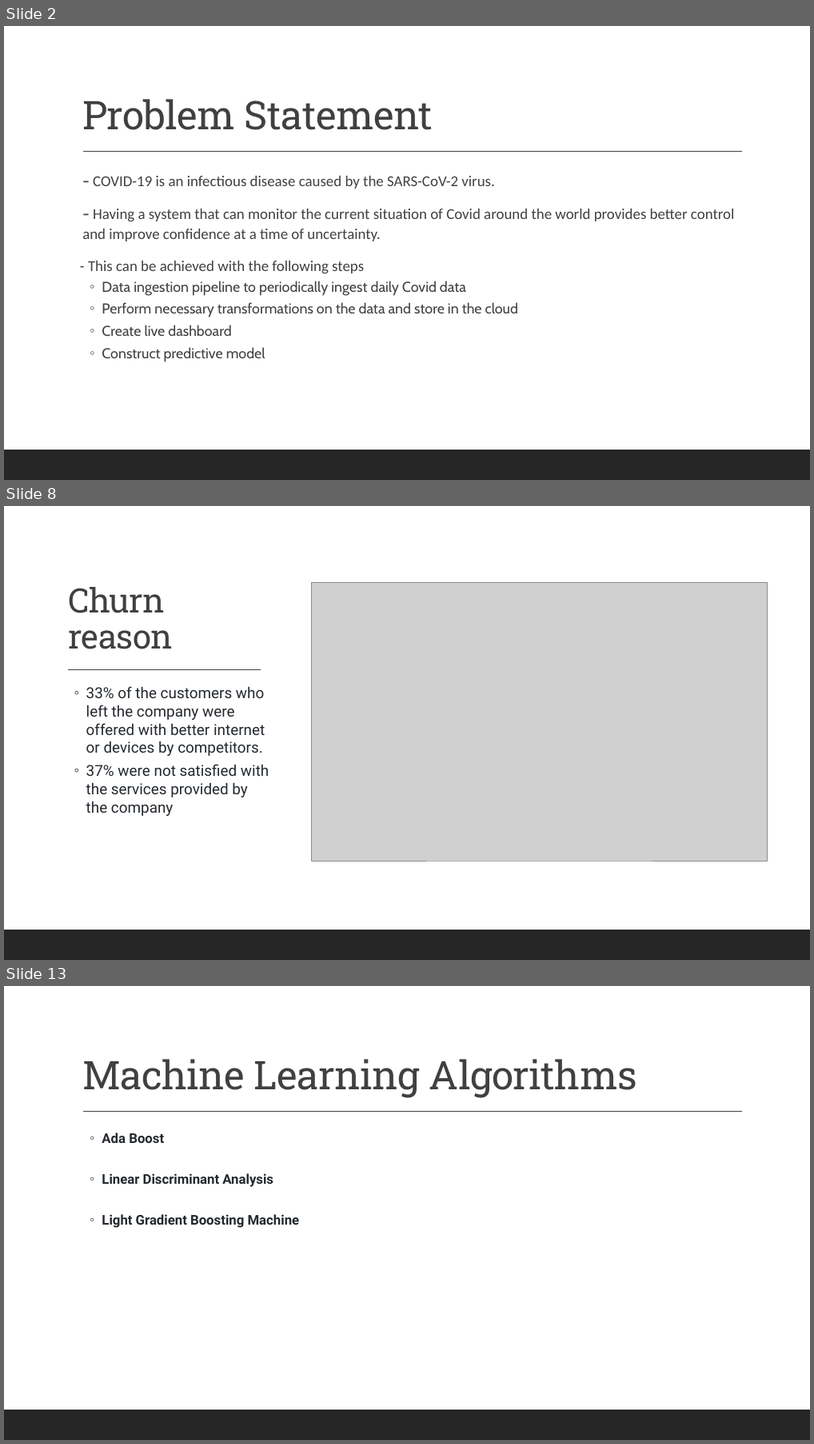
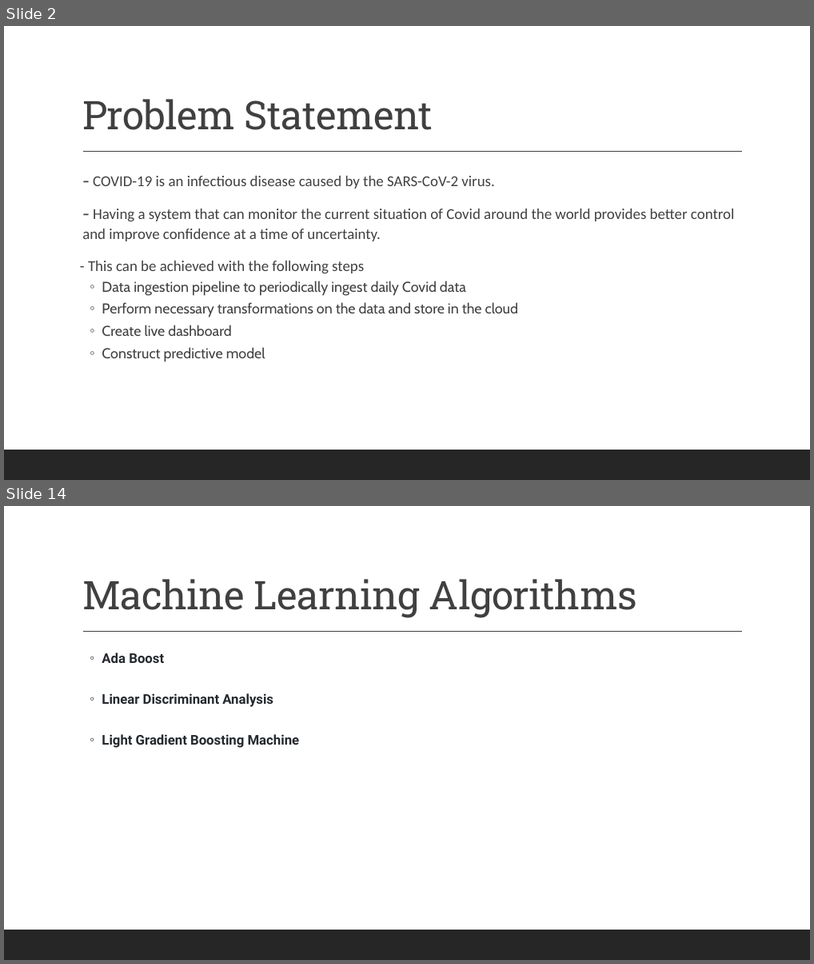
Before and after one commit to VargheseTresa/SpringBoard, a slide deck: cap3/Capstone_Final_Slides.pptx. Shown one above the other, each under a label of ours: slides 2, 8 and 13 before the commit, slides 2 and 14 after it; the slides between them are not shown. The pictures are 814x1444 and 814x964 pixels, drawn with LibreOffice and Linux fonts; fonts in the diff are those of the drawing; grey boxes stand for pictures. Boxes give left, top, right and bottom in pixels: in the first picture for what was removed or moved away, otherwise in the second. Text is boxed around its words. In the diff, an @@ line names an element or a change of style, - is before the commit and + after.

```diff
--- a/cap3/Capstone_Final_Slides.pptx
+++ b/cap3/Capstone_Final_Slides.pptx
@@ slide 8 removed at bbox=[4, 506, 810, 960], background #FFFFFF @@
@@ rectangle removed at bbox=[4, 506, 810, 960] @@
@@ title removed at bbox=[68, 587, 173, 649] @@
-Churn reason
@@ picture removed at bbox=[312, 582, 768, 860] @@
@@ line removed from (67, 670) to (261, 670) @@
@@ text removed at bbox=[86, 686, 269, 816] @@
-  ◦ 33% of the customers who left the company were offered with better internet or devices by competitors.
-  ◦ 37% were not satisfied with the services provided by the company
@@ rectangle removed at bbox=[4, 929, 810, 960] @@
@@ what was slide 13 is now slide 14 @@
```
Also in this commit, not shown: 2 slides changed, 9 slides added, 9 other slides removed, 1 other file.
